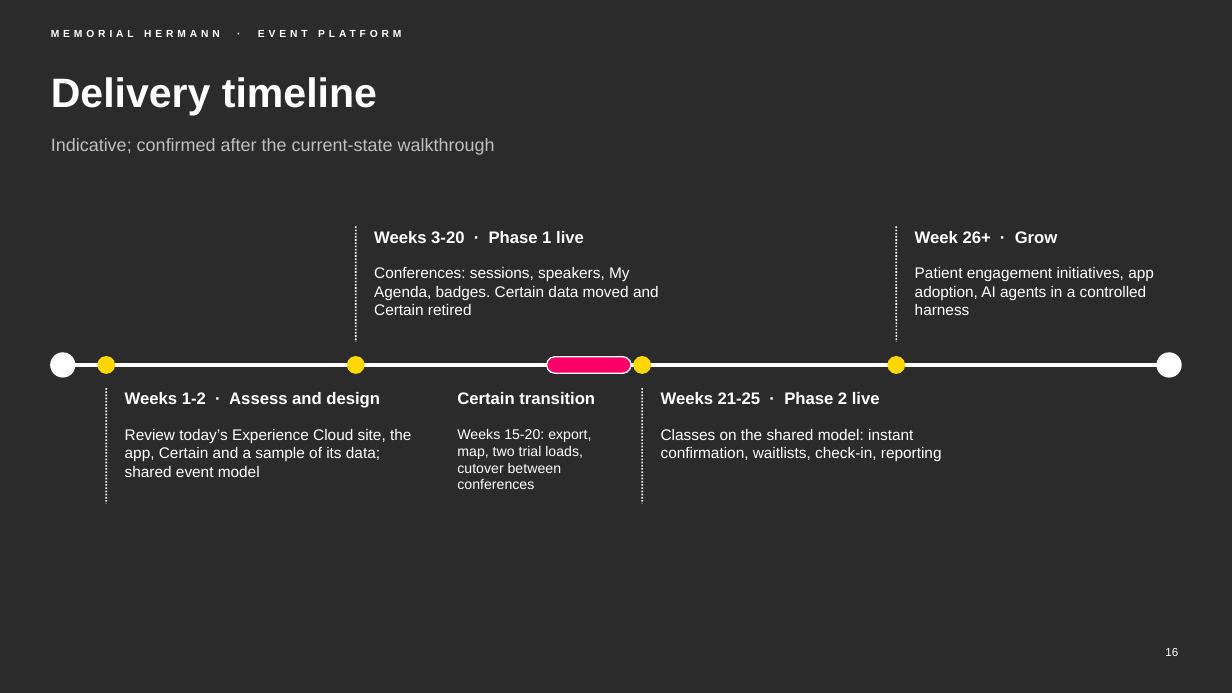
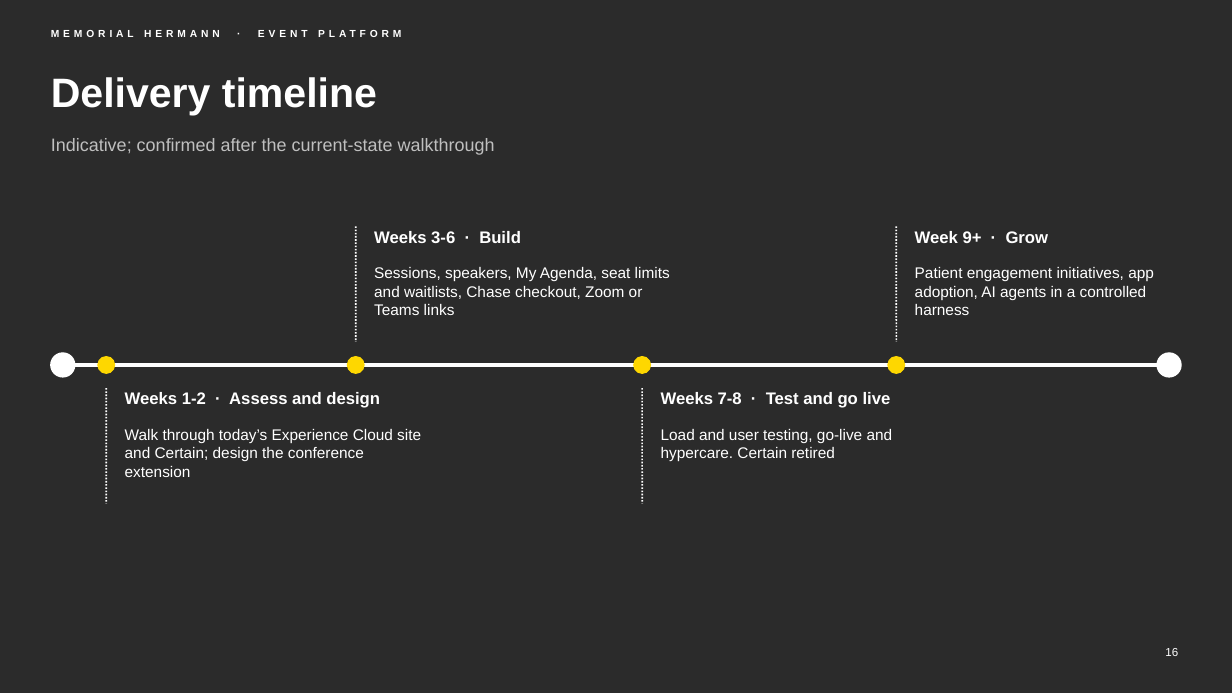
Before and after one commit to chintasurya/preSales_Memorial-hermann, a slide deck: slide 16 of deck/Memorial-Hermann-Event-Platform.pptx. Drawn at 1232x693 pixels with LibreOffice and Linux fonts; fonts in the diff are those of the drawing; background and template pictures are left out; a plain dark background stands for a picture behind light text. Boxes give left, top, right and bottom in pixels: in the first picture for what was removed or moved away, otherwise in the second. Text is boxed around its words. In the diff, an @@ line names an element or a change of style, - is before the commit and + after.

```diff
--- a/deck/Memorial-Hermann-Event-Platform.pptx
+++ b/deck/Memorial-Hermann-Event-Platform.pptx
@@ text at box(374, 231, 521, 243): text changed @@
-Weeks 3-20 · Phase 1 live
+Weeks 3-6 · Build
@@ text at box(915, 231, 1049, 243): text changed @@
-Week 26+ · Grow
+Week 9+ · Grow
@@ text at box(374, 267, 670, 315): text changed @@
-Conferences: sessions, speakers, My Agenda, badges. Certain data moved and Certain retired
+Sessions, speakers, My Agenda, seat limits and waitlists, Chase checkout, Zoom or Teams links
@@ rounded rectangle removed at box(547, 357, 631, 373) @@
@@ text removed at box(457, 392, 595, 404) @@
-Certain transition
@@ text at box(661, 392, 891, 408): text changed @@
-Weeks 21-25 · Phase 2 live
+Weeks 7-8 · Test and go live
@@ text at box(125, 429, 421, 477): text changed @@
-Review today’s Experience Cloud site, the app, Certain and a sample of its data; shared event model
+Walk through today’s Experience Cloud site and Certain; design the conference extension
@@ text removed at box(457, 428, 591, 489) @@
-Weeks 15-20: export, map, two trial loads, cutover between conferences
@@ text at box(661, 429, 893, 461): text changed @@
-Classes on the shared model: instant confirmation, waitlists, check-in, reporting
+Load and user testing, go-live and hypercare. Certain retired
```
Also in this commit, not shown: 16 other slides changed, 2 slides added, 3 slides removed, 9 other files.
